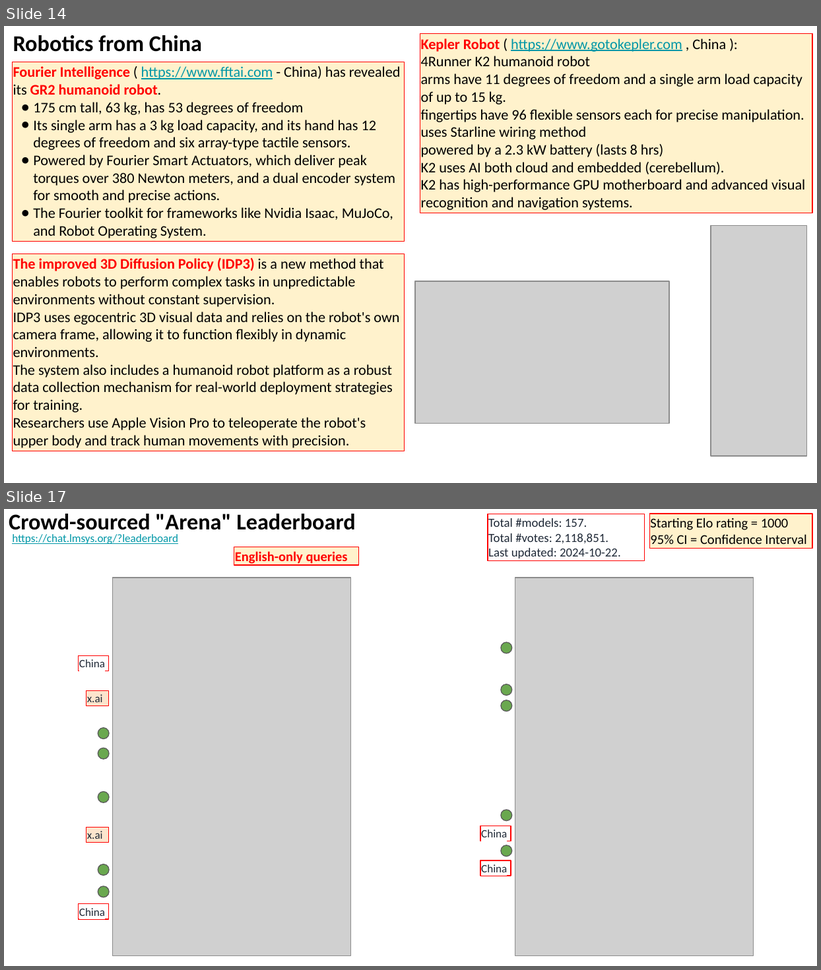
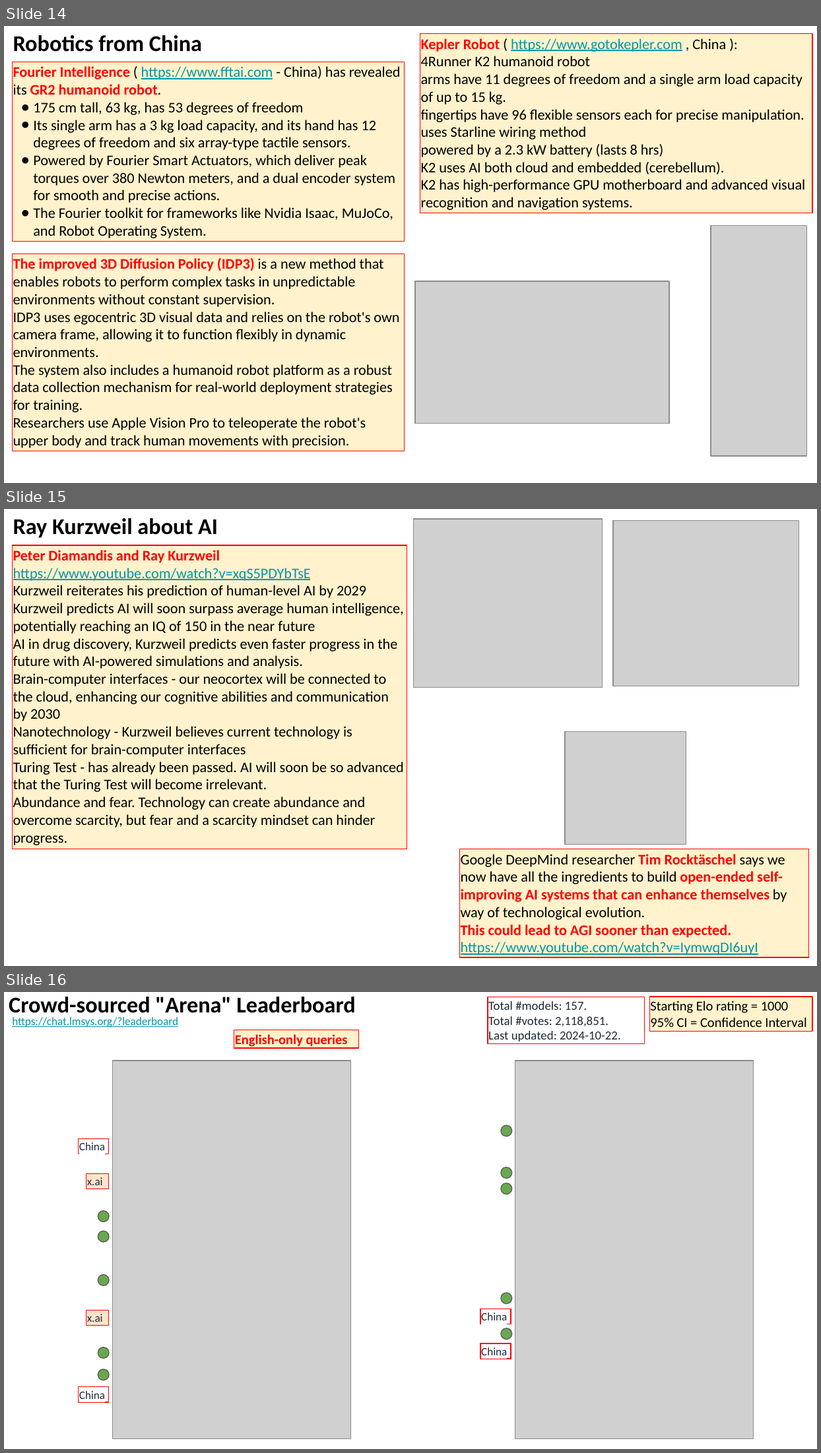
Before and after one commit to lselector/seminar, a slide deck: 2024/2024-10-25-AI-Updates.pptx. Shown one above the other, each under a label of ours: slides 14 and 17 before the commit, slides 14, 15 and 16 after it; the slides between them are not shown. The pictures are 821x970 and 821x1453 pixels, drawn with LibreOffice and Linux fonts; fonts in the diff are those of the drawing; grey boxes stand for pictures. Boxes give left, top, right and bottom in pixels: in the first picture for what was removed or moved away, otherwise in the second. Text is boxed around its words. In the diff, an @@ line names an element or a change of style, - is before the commit and + after.

```diff
--- a/2024/2024-10-25-AI-Updates.pptx
+++ b/2024/2024-10-25-AI-Updates.pptx
@@ slide 15 added at (x1=4, y1=509, x2=817, y2=966), background #FFFFFF @@
@@ text added at (x1=13, y1=518, x2=218, y2=538), 20 pt, text #000000, bold @@
+Ray Kurzweil about AI
@@ picture added at (x1=413, y1=519, x2=602, y2=688) @@
@@ picture added at (x1=613, y1=520, x2=799, y2=687) @@
@@ rectangle added at (x1=12, y1=545, x2=407, y2=850), fill #FFF2CC, outline #FF0000 0.75 pt, 13 pt, text #000000 @@
+Peter Diamandis and Ray Kurzweil
+https://www.youtube.com/watch?v=xqS5PDYbTsE
+Kurzweil reiterates his prediction of human-level AI by 2029
+Kurzweil predicts AI will soon surpass average human intelligence, potentially reaching an IQ of 150 in the near future
+AI in drug discovery, Kurzweil predicts even faster progress in the future with AI-powered simulations and analysis.
+Brain-computer interfaces - our neocortex will be connected to the cloud, enhancing our cognitive abilities and communication by 2030
+Nanotechnology - Kurzweil believes current technology is sufficient for brain-computer interfaces
+Turing Test - has already been passed. AI will soon be so advanced that the Turing Test will become irrelevant.
+Abundance and fear. Technology can create abundance and overcome scarcity, but fear and a scarcity mindset can hinder progress.
@@ picture added at (x1=565, y1=732, x2=686, y2=845) @@
@@ rectangle added at (x1=459, y1=850, x2=809, y2=958), fill #FFF2CC, outline #FF0000 0.75 pt, 13 pt, text #FF0000 @@
+Google DeepMind researcher Tim Rocktäschel says we now have all the ingredients to build open-ended self-improving AI systems that can enhance themselves by way of technological evolution.
+This could lead to AGI sooner than expected.
+https://www.youtube.com/watch?v=IymwqDI6uyI
@@ what was slide 17 is now slide 16 @@
```
Also in this commit, not shown: 5 slides changed, 2 slides removed.
